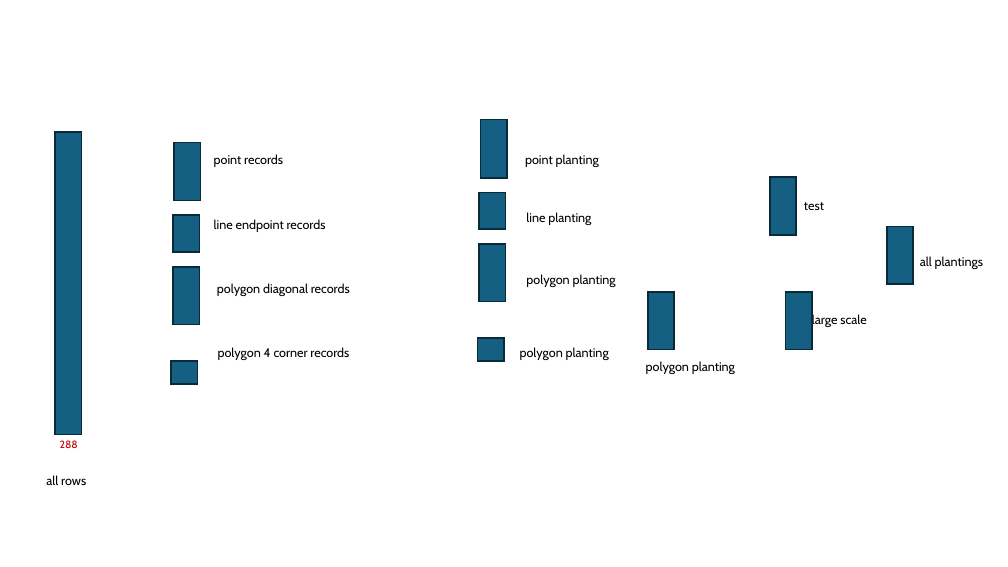
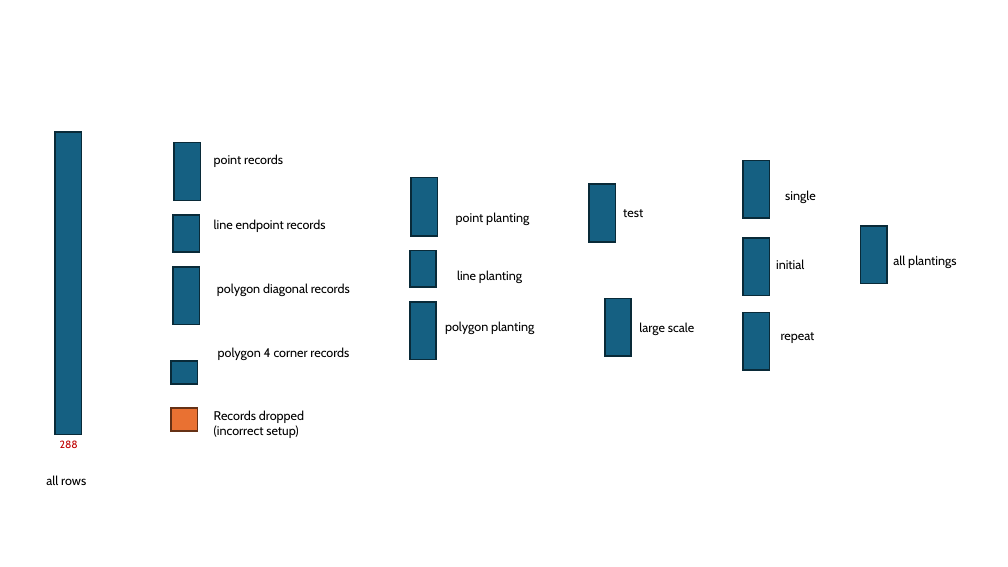
Before and after one commit to WA-Nearshore/seagrass-restoration-processing, a slide deck: slide 3 of docs/seagrass_restoration_storymap_notes.pptx. Drawn at 1008x567 pixels with LibreOffice and Linux fonts; fonts in the diff are those of the drawing. Boxes give left, top, right and bottom in pixels: in the first picture for what was removed or moved away, otherwise in the second. Text is boxed around its words. In the diff, an @@ line names an element or a change of style, - is before the commit and + after.

```diff
--- a/docs/seagrass_restoration_storymap_notes.pptx
+++ b/docs/seagrass_restoration_storymap_notes.pptx
@@ 3 rectangles, 1 text: place and size @@
-3 rectangles, 1 text at [479, 119, 591, 302]
+3 rectangles, 1 text at [410, 178, 522, 359]
@@ rectangle added at [743, 160, 770, 218], fill #156082, outline #092A39 1.5 pt @@
@@ text "point planting": place and size @@
-text "point planting" at [525, 154, 599, 167]
+text "point planting" at [456, 212, 529, 225]
@@ rectangle: place and size @@
-rectangle at [770, 177, 796, 234]
+rectangle at [589, 185, 616, 242]
@@ text "test": place and size @@
-text "test" at [804, 202, 824, 210]
+text "test" at [623, 209, 643, 217]
@@ text added at [785, 190, 816, 203], 12 pt, text #000000 @@
+single
@@ rectangle added at [743, 238, 770, 296], fill #156082, outline #092A39 1.5 pt @@
@@ rectangle: place and size @@
-rectangle at [887, 227, 913, 284]
+rectangle at [861, 226, 887, 284]
@@ text added at [776, 259, 804, 269], 12 pt, text #000000 @@
+initial
@@ text "all plantings": place and size @@
-text "all plantings" at [920, 256, 983, 269]
+text "all plantings" at [893, 255, 956, 268]
@@ rectangle: place and size @@
-rectangle at [786, 292, 812, 349]
+rectangle at [605, 299, 631, 356]
@@ text "polygon planting": place and size @@
-text "polygon planting" at [526, 274, 616, 287]
+text "polygon planting" at [445, 321, 534, 334]
@@ text "large scale": place and size @@
-text "large scale" at [812, 313, 866, 327]
+text "large scale" at [639, 322, 694, 335]
@@ rectangle: place and size @@
-rectangle at [648, 292, 675, 349]
+rectangle at [743, 313, 770, 371]
@@ rectangle removed at [478, 338, 504, 361] @@
@@ text removed at [520, 347, 609, 360] @@
-polygon planting
@@ text added at [781, 332, 815, 343], 12 pt, text #000000 @@
+repeat
@@ text removed at [646, 361, 735, 374] @@
-polygon planting
@@ rectangle added at [171, 408, 197, 431], fill #E97132, outline #663216 1.5 pt @@
@@ text added at [214, 410, 304, 438], 12 pt, text #000000 @@
+Records dropped
+(incorrect setup)
```
Also in this commit, not shown: 2 other slides changed, 1 slide added, 8 other files.
